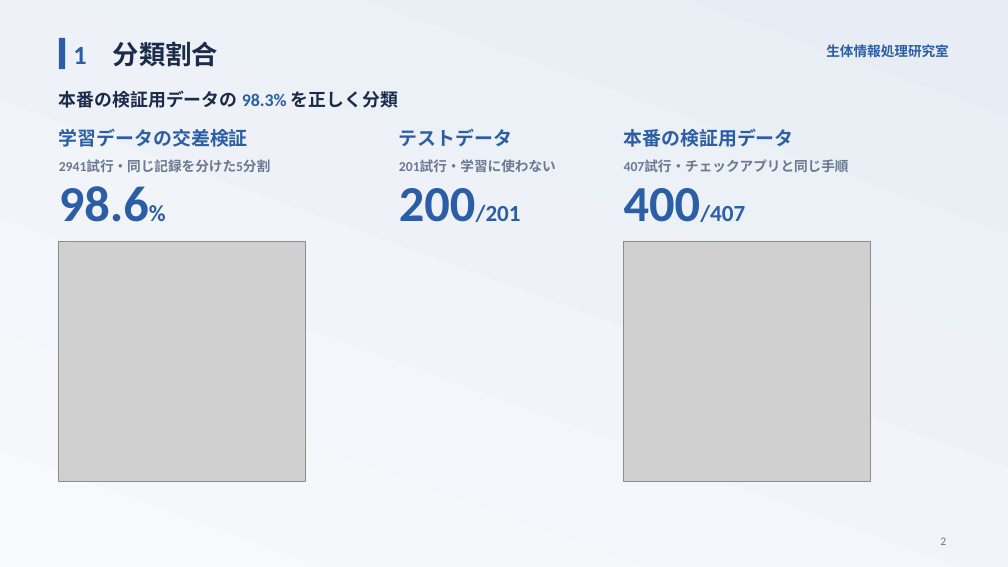
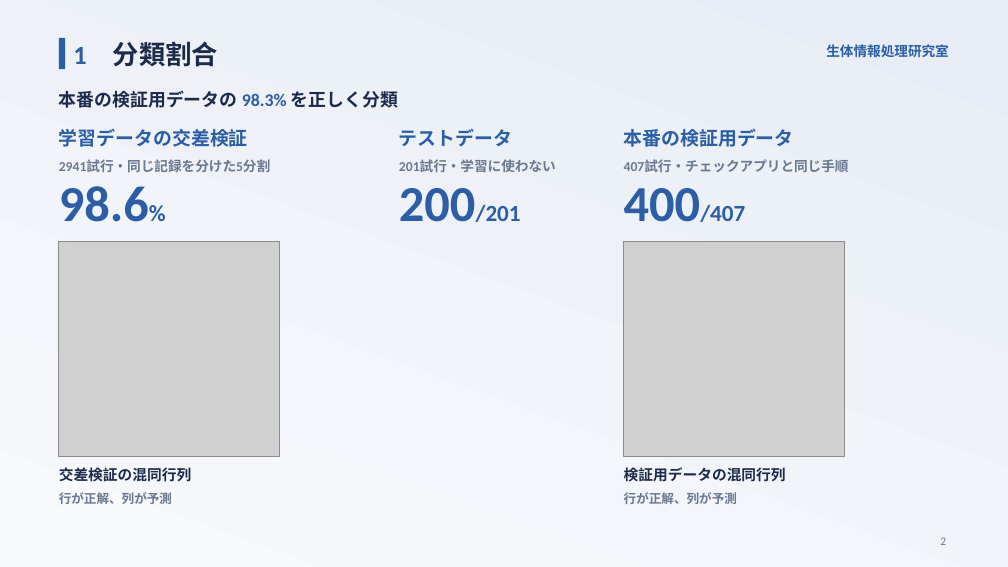
Before and after one commit to takuto-nohara/DataScienceContest, a slide deck: slide 2 of presentation/final_seitailab.pptx. Drawn at 1008x567 pixels with LibreOffice and Linux fonts; fonts in the diff are those of the drawing; grey boxes stand for pictures. Boxes give left, top, right and bottom in pixels: in the first picture for what was removed or moved away, otherwise in the second. Text is boxed around its words. In the diff, an @@ line names an element or a change of style, - is before the commit and + after.

```diff
--- a/presentation/final_seitailab.pptx
+++ b/presentation/final_seitailab.pptx
@@ picture: place and size @@
-picture at box(59, 242, 306, 482)
+picture at box(59, 242, 280, 456)
@@ picture: place and size @@
-picture at box(624, 242, 870, 482)
+picture at box(624, 242, 845, 456)
@@ text added at box(59, 467, 192, 482), 14 pt, text #1C2B4A, bold @@
+交差検証の混同行列
@@ text added at box(624, 467, 786, 482), 14 pt, text #1C2B4A, bold @@
+検証用データの混同行列
@@ text added at box(59, 492, 172, 504), 12 pt, text #6A7890, bold @@
+行が正解、列が予測
@@ text added at box(624, 492, 737, 504), 12 pt, text #6A7890, bold @@
+行が正解、列が予測
```
Also in this commit, not shown: 1 other slide changed, 16 other files.
